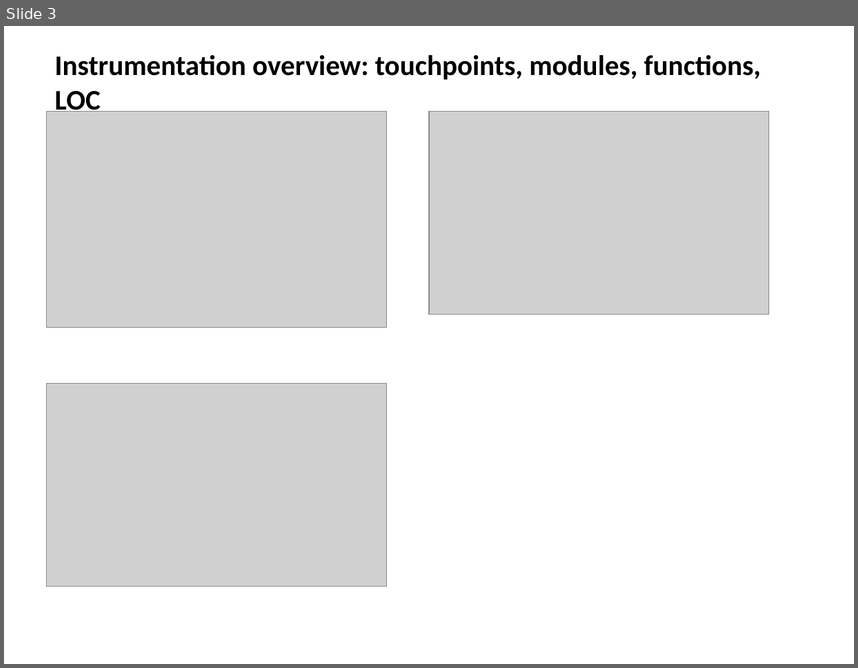
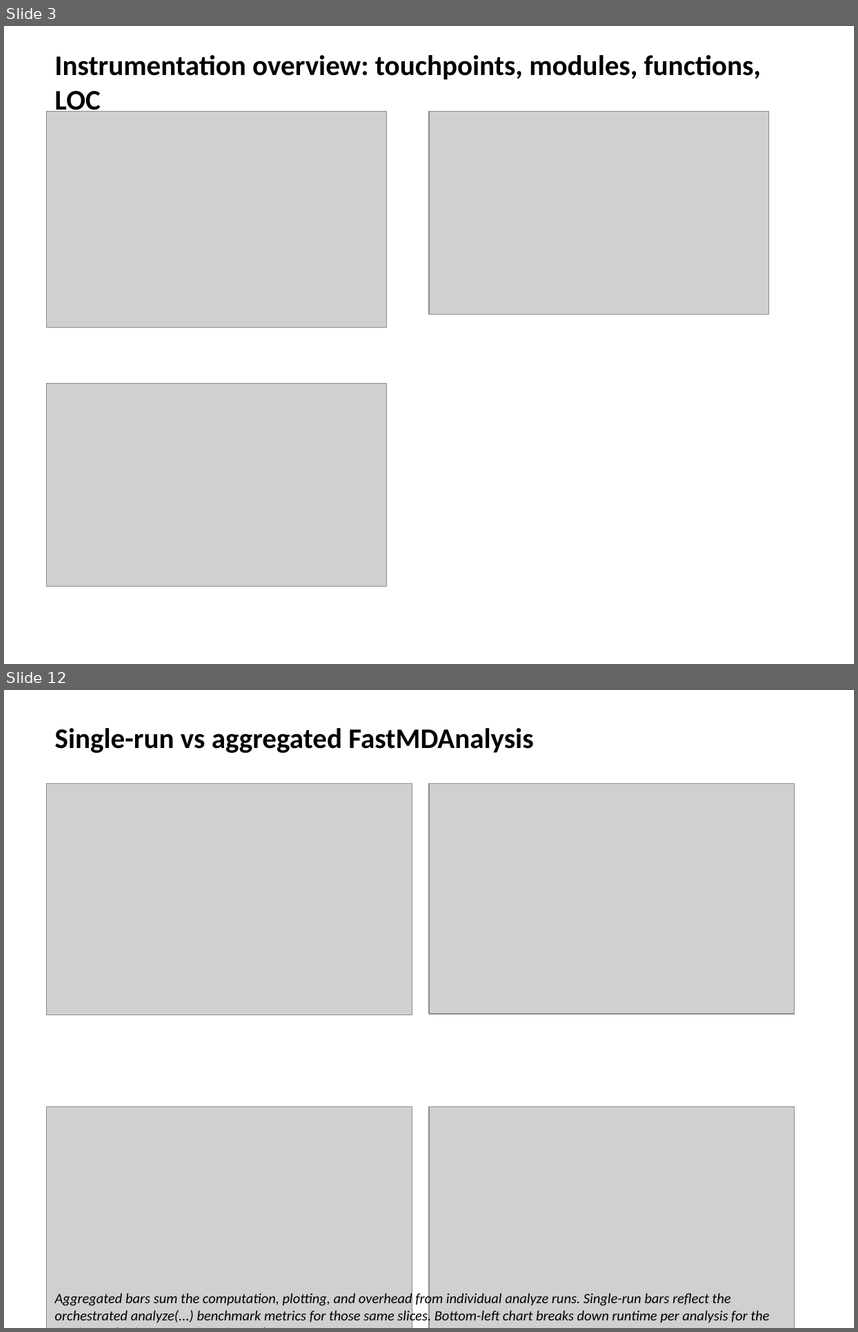
Before and after one commit to Paradoxicaly/FastMDAnalysis, a slide deck: slides/FastMDAnalysis_benchmarks_ubiquitin99.pptx. Shown one above the other, each under a label of ours: slide 3 before the commit, slides 3 and 12 after it; the slides between them are not shown. The pictures are 858x668 and 858x1332 pixels, drawn with LibreOffice and Linux fonts; fonts in the diff are those of the drawing; grey boxes stand for pictures. Boxes give left, top, right and bottom in pixels: in the first picture for what was removed or moved away, otherwise in the second. Text is boxed around its words. In the diff, an @@ line names an element or a change of style, - is before the commit and + after.

```diff
--- a/slides/FastMDAnalysis_benchmarks_ubiquitin99.pptx
+++ b/slides/FastMDAnalysis_benchmarks_ubiquitin99.pptx
@@ slide 12 added at [4, 690, 854, 1328], background #FFFFFF @@
@@ text added at [55, 728, 533, 753], 24 pt, text #000000, bold @@
+Single-run vs aggregated FastMDAnalysis
@@ picture added at [47, 784, 412, 1015] @@
@@ picture added at [429, 784, 795, 1014] @@
@@ picture added at [47, 1107, 412, 1328] @@
@@ picture added at [429, 1107, 795, 1328] @@
@@ text added at [55, 1291, 769, 1324], 12 pt, text #000000, italic @@
+Aggregated bars sum the computation, plotting, and overhead from individual analyze runs. Single-run bars reflect the orchestrated analyze(...) benchmark metrics for those same slices. Bottom-left chart breaks down runtime per analysis for the single run (slides counted as plotting).
```
Also in this commit, not shown: 3 slides changed, 3 other files.
